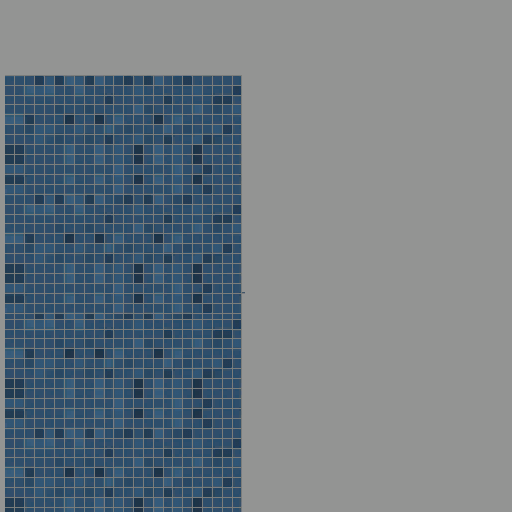
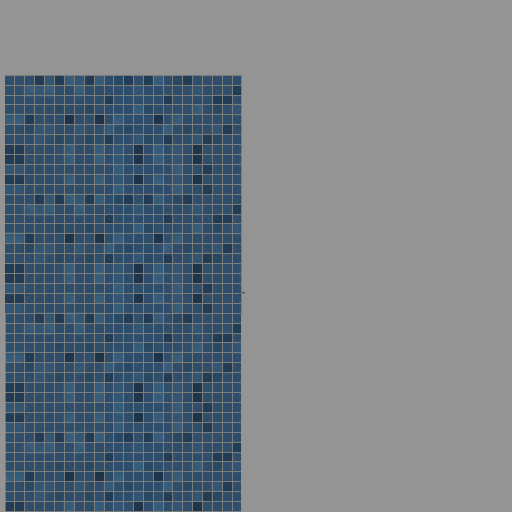
Comparing the layer stacks of the two 512×512 images. Changes:
painted on "Layer 5" over [5, 314, 242, 512]
